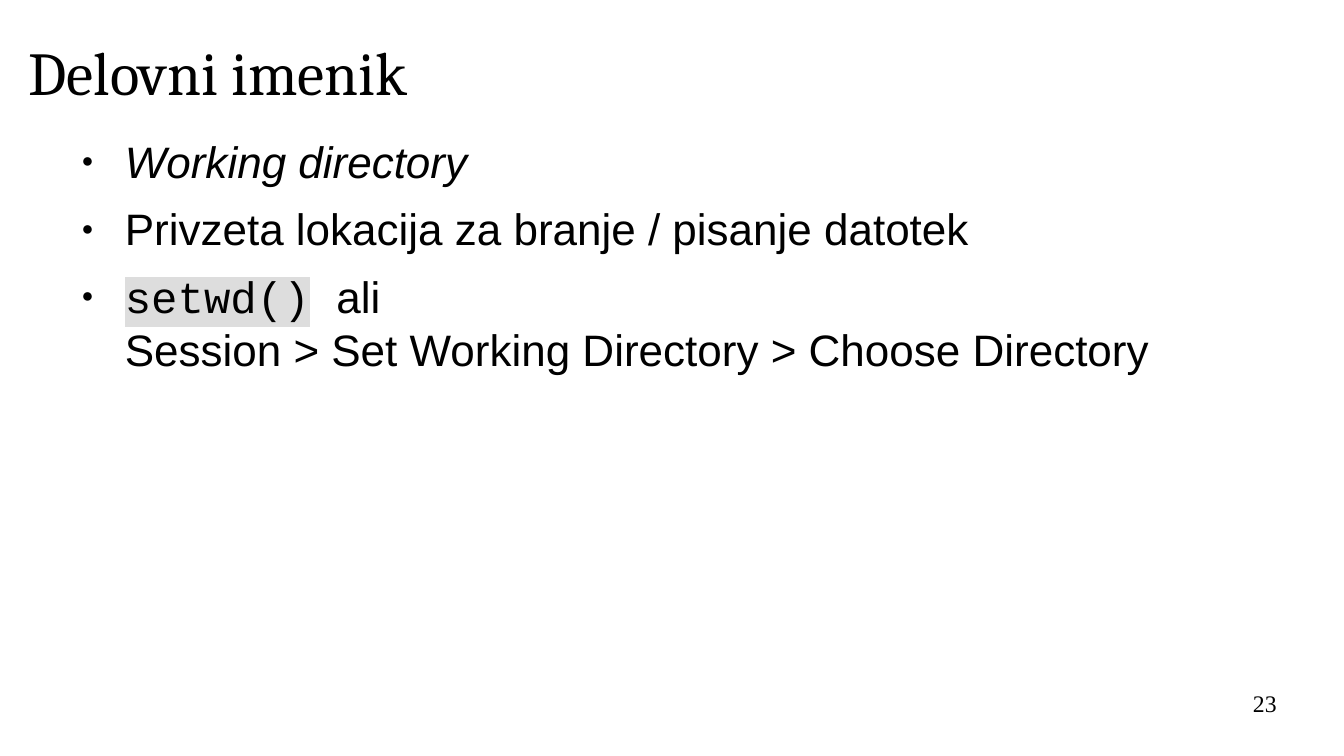
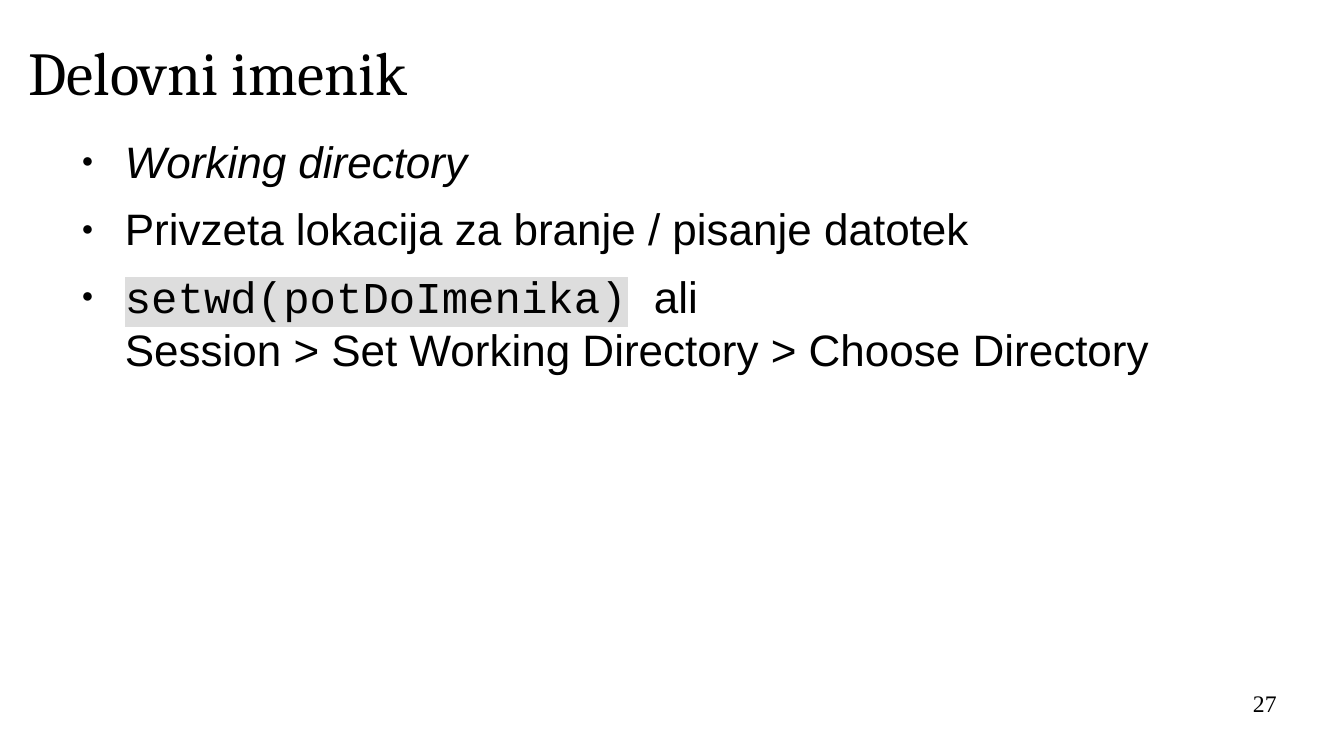
Before and after one commit to janaobsteter/R_tecaj, a slide deck: slide 27 of IT_Rtecaj.odp (slide 23 before the commit). Drawn at 1344x756 pixels with LibreOffice and Linux fonts; fonts in the diff are those of the drawing; background and template pictures are left out. Boxes give left, top, right and bottom in pixels: in the first picture for what was removed or moved away, otherwise in the second. Text is boxed around its words. In the diff, an @@ line names an element or a change of style, - is before the commit and + after.

```diff
--- a/IT_Rtecaj.odp
+++ b/IT_Rtecaj.odp
@@ text at (125, 281, 1149, 374): text changed @@
-● setwd() ali
-  Session > Set Working Directory > Choose Directory
+● setwd(potDoImenika) ali
+  Session > Set Working Directory > Choose Directory
@@ page number at (1253, 696, 1277, 712): text changed @@
-23
+27
```
Also in this commit, not shown: 29 other slides changed, 6 slides added.
